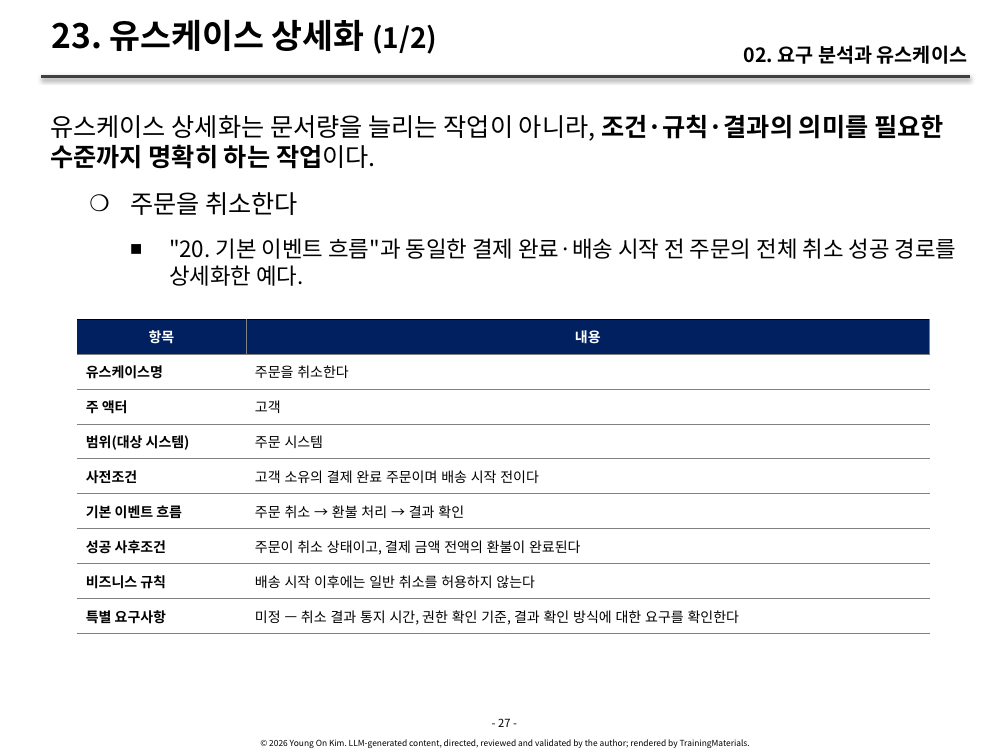
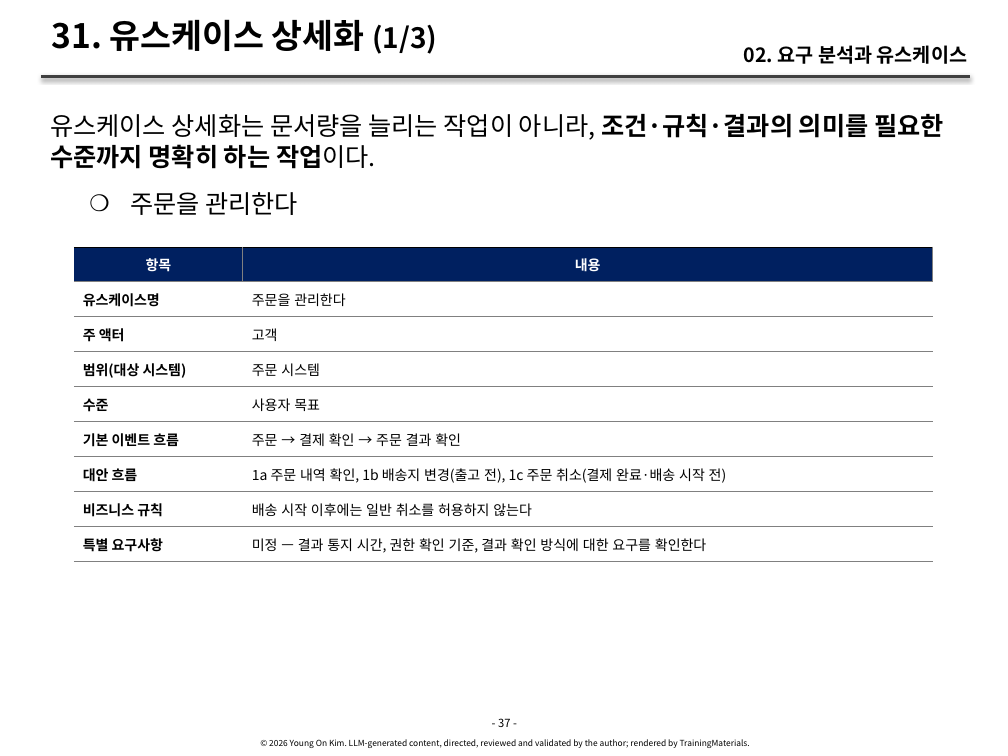
Before and after one commit to YoungSan77/TrainingMaterials, a slide deck: slide 37 of courses/ooad/sessions/s02.pptx (slide 27 before the commit). Drawn at 1008x756 pixels with LibreOffice and Linux fonts; fonts in the diff are those of the drawing. Boxes give left, top, right and bottom in pixels: in the first picture for what was removed or moved away, otherwise in the second. Text is boxed around its words. In the diff, an @@ line names an element or a change of style, - is before the commit and + after.

```diff
--- a/courses/ooad/sessions/s02.pptx
+++ b/courses/ooad/sessions/s02.pptx
@@ title at (51, 19, 437, 54): text changed @@
-23. 유스케이스 상세화 (1/2)
+31. 유스케이스 상세화 (1/3)
@@ text at (130, 192, 298, 215): text changed; size 16 to 18 pt @@
-    ❍ 주문을 취소한다
-      ■ "20. 기본 이벤트 흐름"과 동일한 결제 완료·배송 시작 전 주문의 전체 취소 성공 경로를 상세화한 예다.
+    ❍ 주문을 관리한다
@@ table at (74, 247, 932, 674) @@
-row 2, column 2: 주문을 취소한다
+row 2, column 2: 주문을 관리한다
-row 5, column 1: 사전조건
+row 5, column 1: 수준
-row 5, column 2: 고객 소유의 결제 완료 주문이며 배송 시작 전이다
+row 5, column 2: 사용자 목표
-row 6, column 2: 주문 취소 → 환불 처리 → 결과 확인
+row 6, column 2: 주문 → 결제 확인 → 주문 결과 확인
-row 7, column 1: 성공 사후조건
+row 7, column 1: 대안 흐름
-row 7, column 2: 주문이 취소 상태이고, 결제 금액 전액의 환불이 완료된다
+row 7, column 2: 1a 주문 내역 확인, 1b 배송지 변경(출고 전), 1c 주문 취소(결제 완료·배송 시작 전)
-row 9, column 2: 미정 — 취소 결과 통지 시간, 권한 확인 기준, 결과 확인 방식에 대한 요구를 확인한다
+row 9, column 2: 미정 — 결과 통지 시간, 권한 확인 기준, 결과 확인 방식에 대한 요구를 확인한다
@@ table: place and size @@
-table at (77, 320, 929, 747)
+table at (74, 247, 932, 674)
```
Also in this commit, not shown: 48 other slides changed, 18 slides added, 10 other files.
